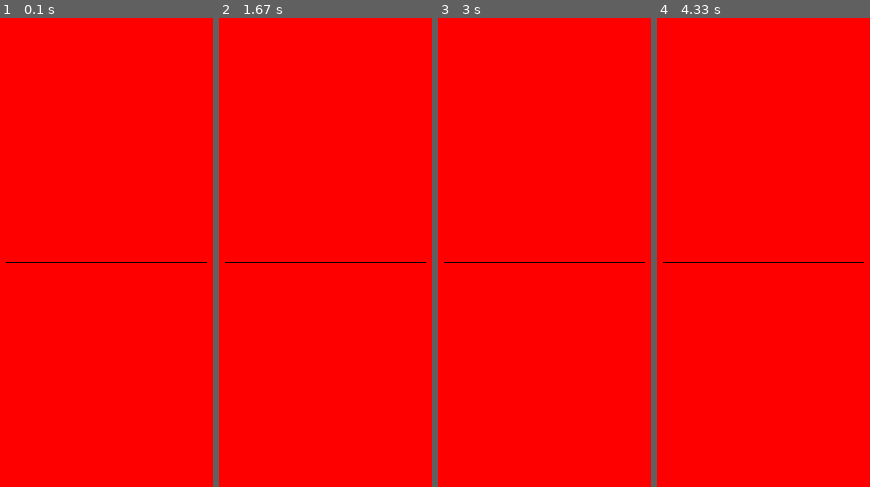
Above: before the commit, frames 1-4 (left to right).
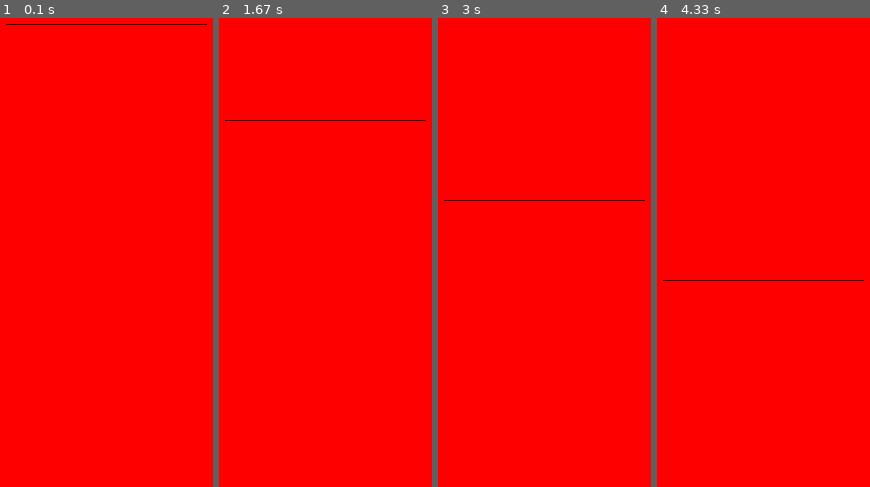
Above: after the commit, the same moments.

Repository: holgerschmitz/python_projects
Game: pygame game, started from pygame/basics/lines.py
Same seed, same stepped clock (60 frames per second), same inputs: the game is played once before the commit and once after it.
Inputs:
- Up to frame 1 (0.1 s): no input
- Up to frame 2 (1.67 s): tap Enter at 0.33 s
- Up to frame 3 (3 s): no input
- Up to frame 4 (4.33 s): no input

The runs differ from the first frame. In frame 1, 0.4% of the frame differs, in the area x 2-98%, y 1-53%; in frame 2, 0.4%; in frame 3, 0.4%; in frame 4, 0.4%.

Commit message:
Updated lines

Diff:
--- a/pygame/basics/lines.py
+++ b/pygame/basics/lines.py
@@ -1,20 +1,21 @@
-#! /usr/bin/env python
+#!python3
 
 import pygame
 
 pygame.init()
-running = 1
+running = True
 count = 1
 
 screen = pygame.display.set_mode((500, 500))
-screen.fill((255, 0, 0))
-# s = pygame.Surface(screen.get_size(), pygame.SRCALPHA, 32)
-pygame.draw.line(screen, (0, 0, 0), (250, 250), (250 + 200, 250))
-pygame.display.flip()
 
 while running:
-    count = count+1
+    count = (count+1) % 500
+
     event = pygame.event.poll()
     if event.type == pygame.QUIT:
-        running = 0
+        print('Quitting!')
+        running = False
+    screen.fill((255, 0, 0))
+    pygame.draw.line(screen, (0, 0, 0), (250, count), (250 + 200, count))
+    pygame.display.flip()
     print(count)
